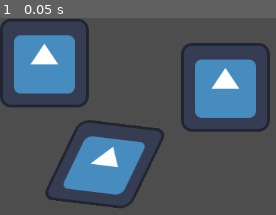
Above: before the commit, frame 1.
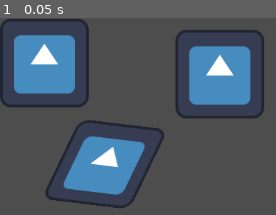
Above: after the commit, the same moment.

Repository: romhenri/GDScript
Game: Godot game, scene res://level.tscn
The game is run twice, just before and just after one commit, with the same random seed, the same clock (stepped at 60 frames per second) and the same inputs. The project has no main scene, so this scene is started directly. The engine's default icon, where the game draws it, is replaced by a stand-in: a white triangle on a blue panel in a dark square.
Inputs:
- Up to frame 1 (0.05 s): no input

The runs differ from the first frame. In frame 1, 8.1% of the frame differs, in the area x 63-98%, y 6-58%.

Commit message:
study: day-01

Diff:
--- a/level.tscn
+++ b/level.tscn
@@ -10,7 +10,7 @@
 position = Vector2(64, 65)
 
 [node name="Player2" parent="." instance=ExtResource("1_ohwa3")]
-position = Vector2(325, 100)
+position = Vector2(317, 81)
 
 [node name="Player3" parent="." instance=ExtResource("1_ohwa3")]
 position = Vector2(151, 211)
--- a/scripts/level.gd
+++ b/scripts/level.gd
@@ -1,8 +1,15 @@
 extends Node2D
+
+# Variable
+var engine = "Godot" #String
+var msg01: String = "Olá, viajante, em que posso lhe ajudar?" #String
 
 # The function "_ready():" is executed whe the object is ready
 func _ready():
 	print("Hello, world!")
-	print("Hello, world!")
-
+	# Same mode of JavaScript to concatenate
+	print("I'm studying " + engine)
+	print(engine.is_empty())
+	print(engine.length())
+	print(engine.to_upper())
 # This is a comment
